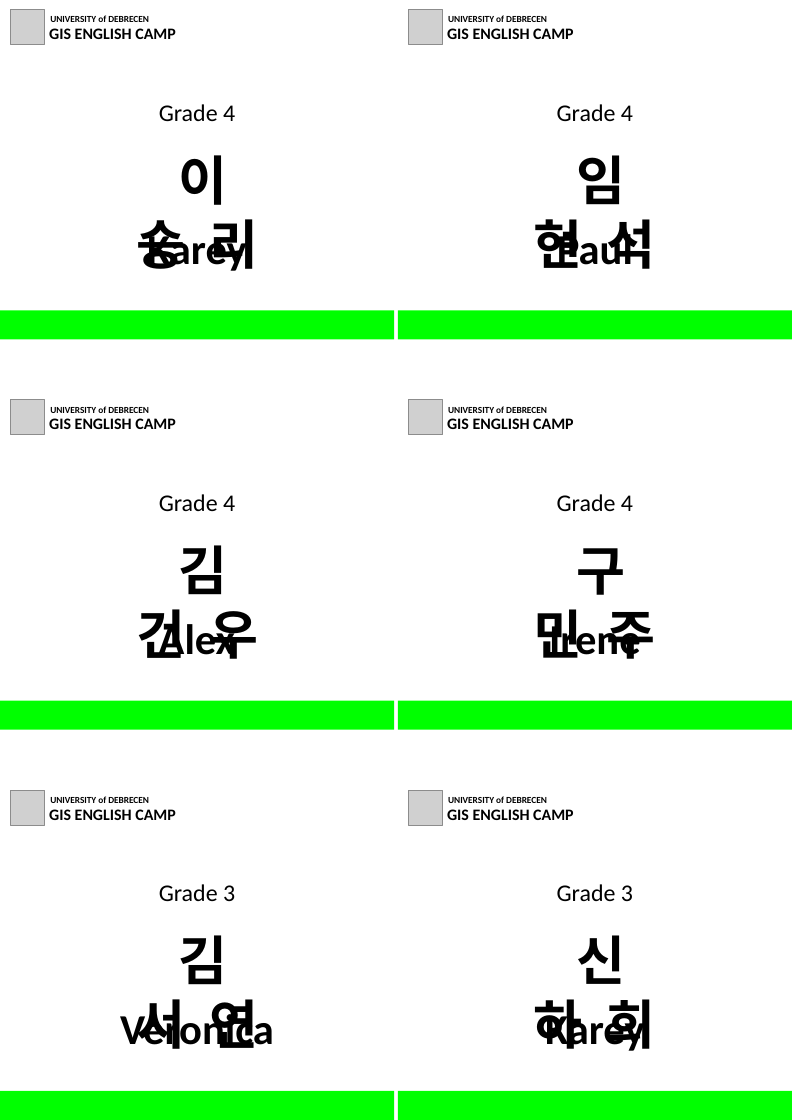
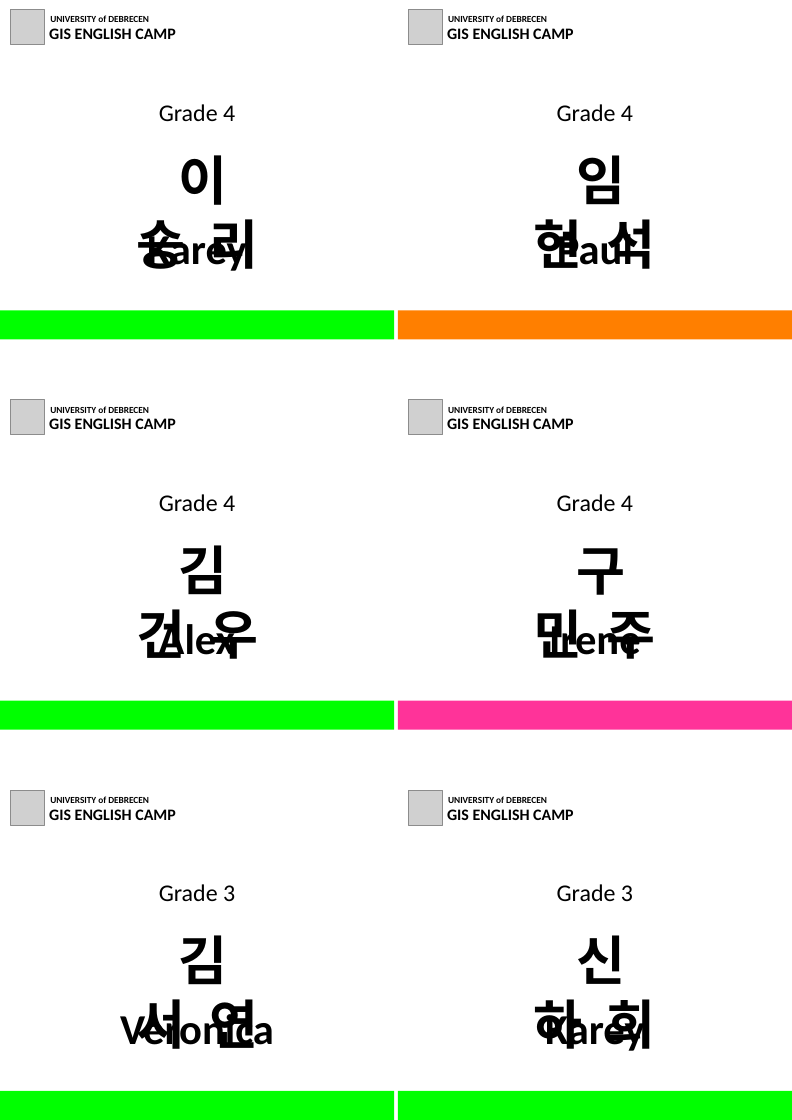
Before and after one commit to AIdward/english-camp-manage, a slide deck: slide 2 of Nametag/nametag.pptx. Drawn at 792x1120 pixels with LibreOffice and Linux fonts; fonts in the diff are those of the drawing; grey boxes stand for pictures. Boxes give left, top, right and bottom in pixels: in the first picture for what was removed or moved away, otherwise in the second. Text is boxed around its words. In the diff, an @@ line names an element or a change of style, - is before the commit and + after.

```diff
--- a/Nametag/nametag.pptx
+++ b/Nametag/nametag.pptx
@@ rectangle at (397,310,791,339): fill #00FF00 to #FF7F00 @@
@@ rectangle at (397,700,791,729): fill #00FF00 to #FF3399 @@
```
Also in this commit, not shown: 1 other slide changed, 2 other files.
